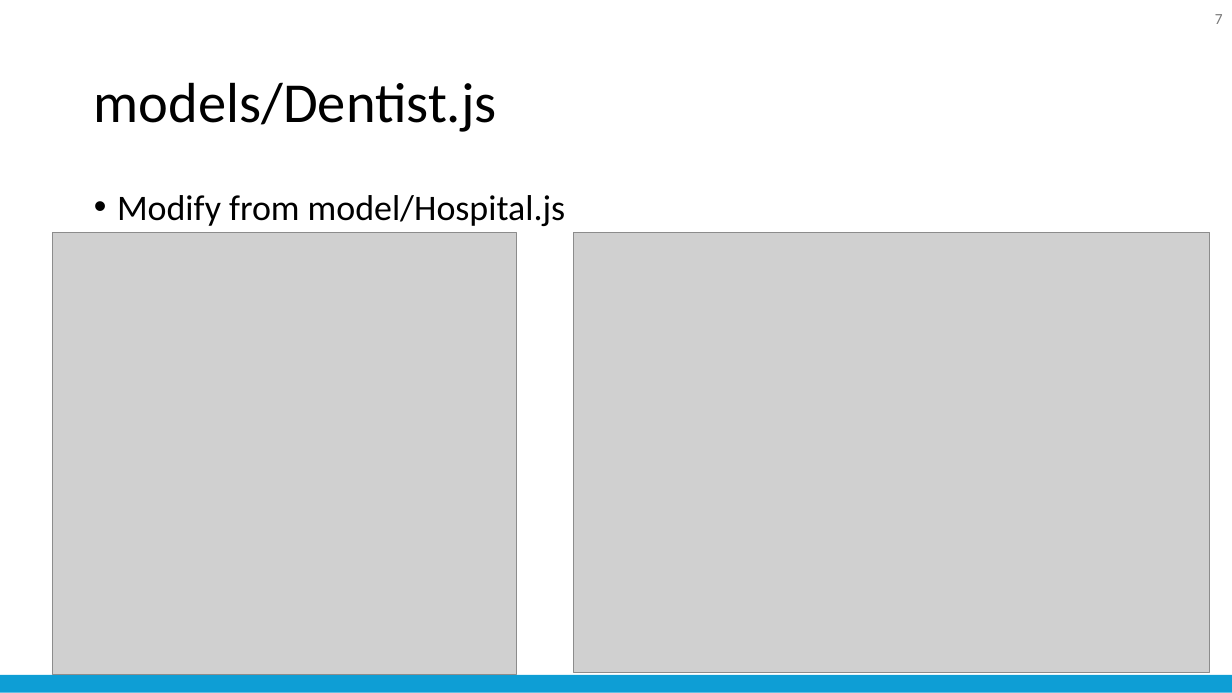
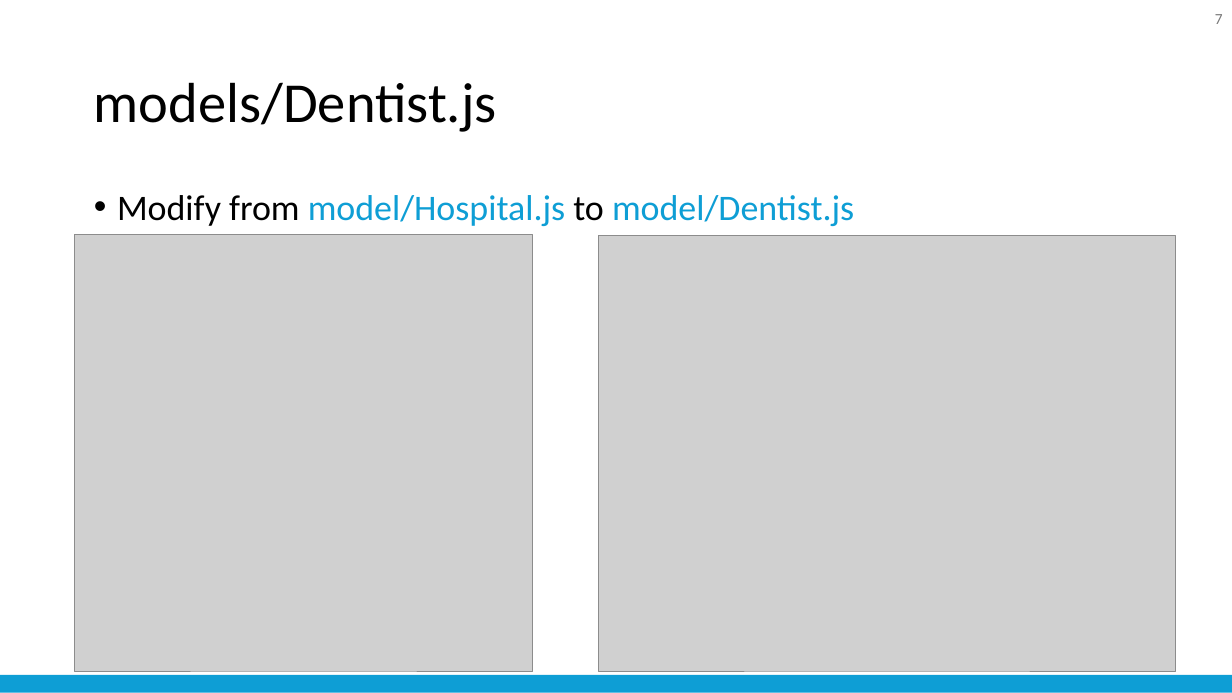
Before and after one commit to nattapong232/DentistBooking, a slide deck: slide 7 of SRS.pptx. Drawn at 1232x693 pixels with LibreOffice and Linux fonts; fonts in the diff are those of the drawing; grey boxes stand for pictures. Boxes give left, top, right and bottom in pixels: in the first picture for what was removed or moved away, otherwise in the second. Text is boxed around its words. In the diff, an @@ line names an element or a change of style, - is before the commit and + after.

```diff
--- a/SRS.pptx
+++ b/SRS.pptx
@@ text at [117, 195, 854, 226]: text changed; text colour #000000 to #0E9ED5 @@
-• Modify from model/Hospital.js
+• Modify from model/Hospital.js to model/Dentist.js
@@ picture: place and size @@
-picture at [53, 232, 517, 675]
+picture at [75, 235, 532, 671]
@@ picture: place and size @@
-picture at [573, 232, 1210, 672]
+picture at [599, 236, 1176, 672]
```
Also in this commit, not shown: 11 other slides changed, 1 slide added, 21 other files.
